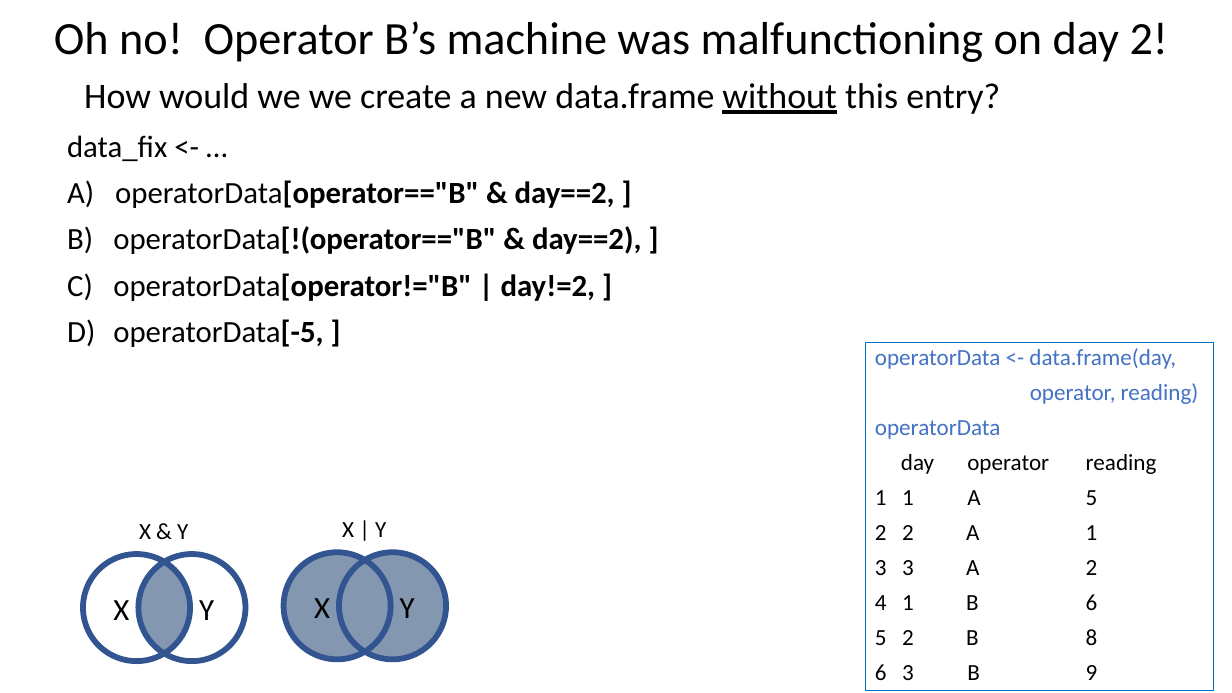
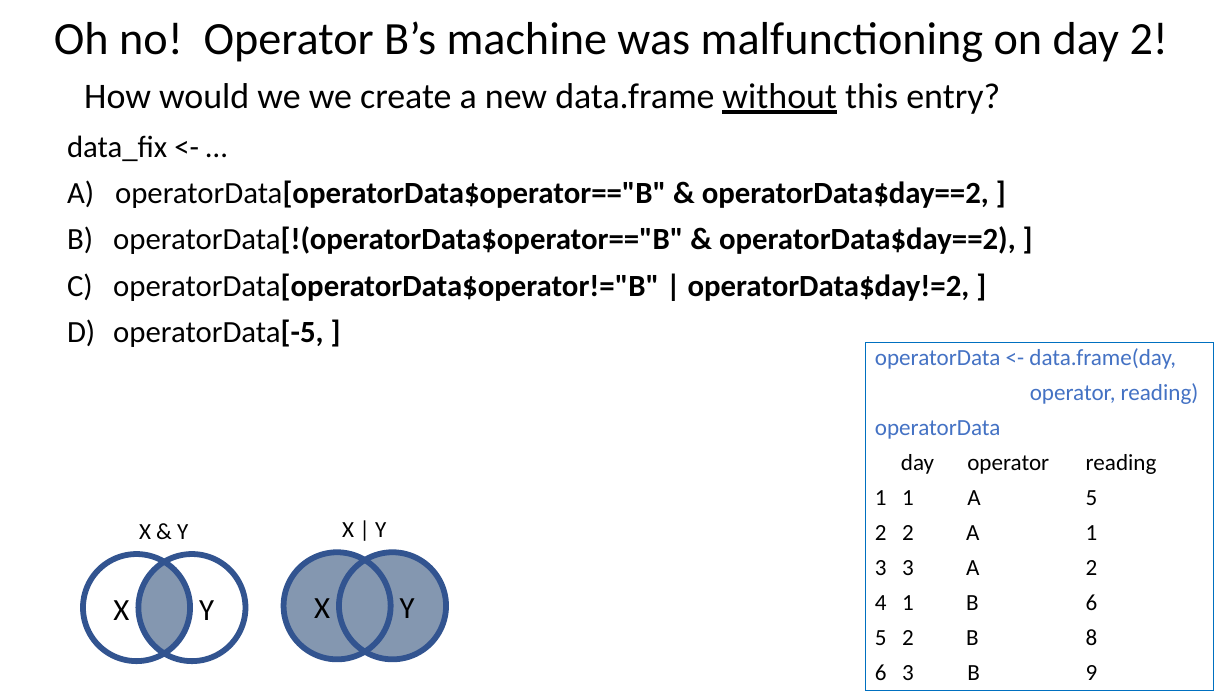
Before and after one commit to justinpriest/ADFG_R_Intro_Workshop, a slide deck: slide 26 of presentations/4 - Programming Basics 2 - Under the Hood.pptx (slide 25 before the commit). Drawn at 1232x693 pixels with LibreOffice and Linux fonts; fonts in the diff are those of the drawing. Boxes give left, top, right and bottom in pixels: in the first picture for what was removed or moved away, otherwise in the second. Text is boxed around its words. In the diff, an @@ line names an element or a change of style, - is before the commit and + after.

```diff
--- a/presentations/4 - Programming Basics 2 - Under the Hood.pptx
+++ b/presentations/4 - Programming Basics 2 - Under the Hood.pptx
@@ text at bbox=[67, 180, 1016, 301]: text changed @@
-A) operatorData[operator=="B" & day==2, ]
-B) operatorData[!(operator=="B" & day==2), ]
-C) operatorData[operator!="B" | day!=2, ]
+A) operatorData[operatorData$operator=="B" & operatorData$day==2, ]
+B) operatorData[!(operatorData$operator=="B" & operatorData$day==2), ]
+C) operatorData[operatorData$operator!="B" | operatorData$day!=2, ]
```
Also in this commit, not shown: 16 other slides changed, 2 slides added, 1 slide removed, 4 other files.
